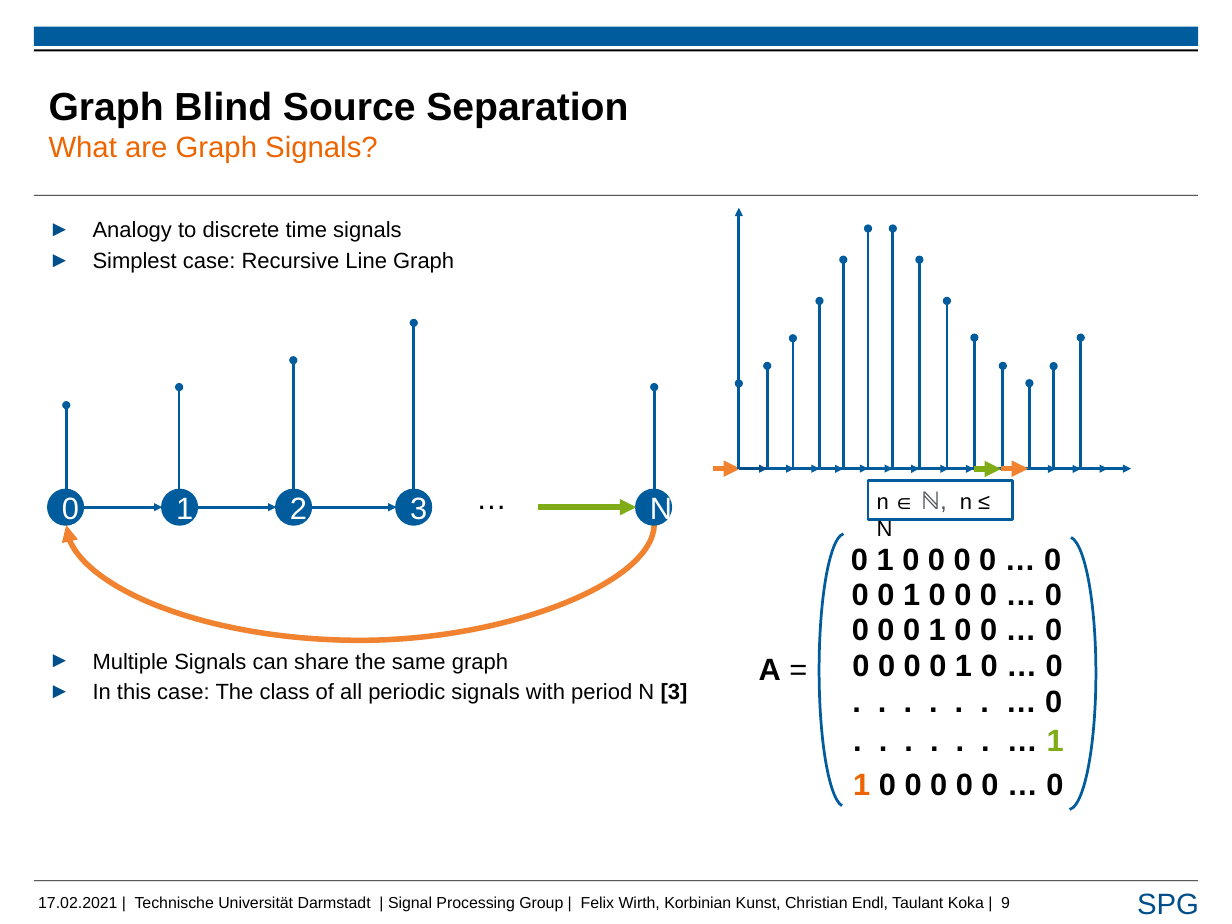
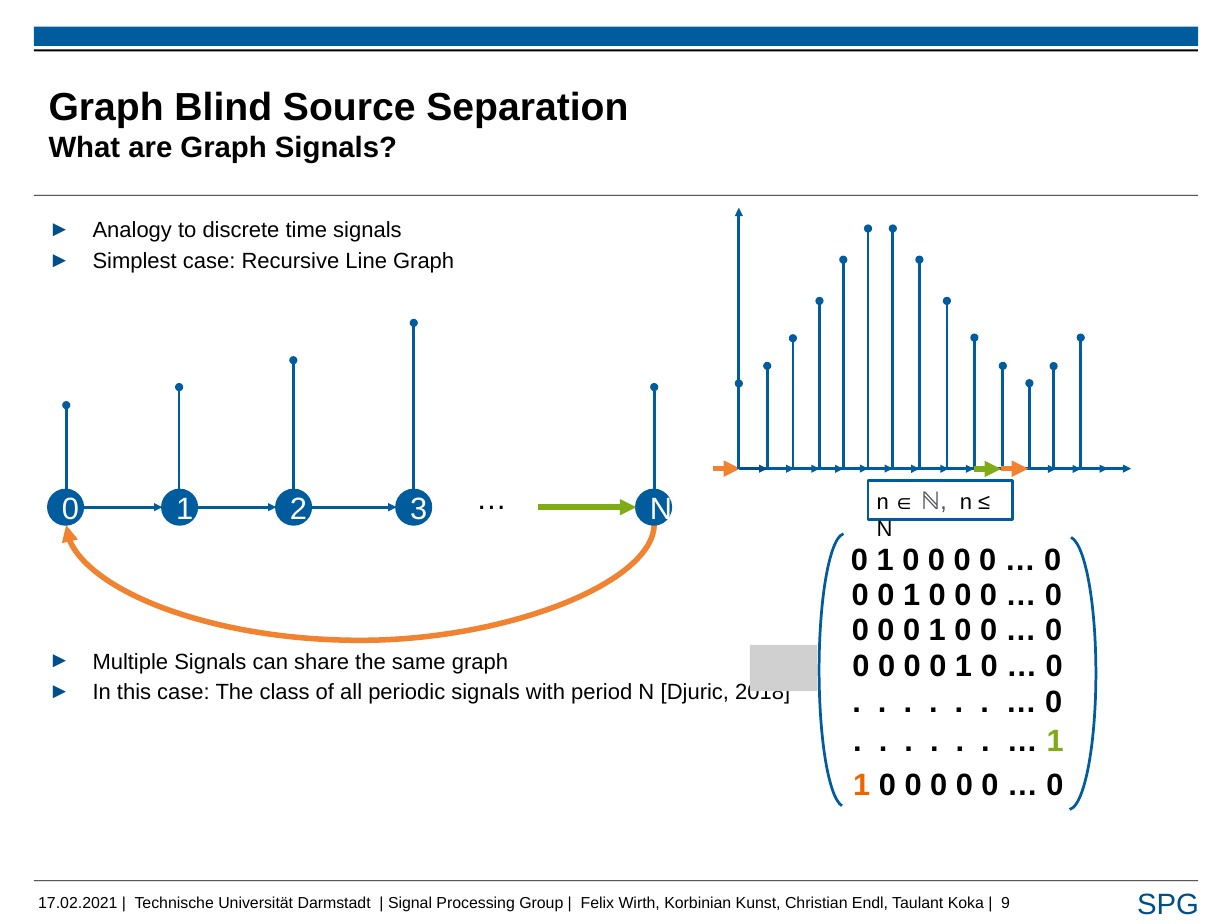
Before and after one commit to FelixUniDa/EEG-Project, a slide deck: slide 9 of Presentation/Taulant_pres_rsp.pptx. Drawn at 1232x924 pixels with LibreOffice and Linux fonts; fonts in the diff are those of the drawing; grey boxes stand for pictures; background and template pictures are left out. Boxes give left, top, right and bottom in pixels: in the first picture for what was removed or moved away, otherwise in the second. Text is boxed around its words. In the diff, an @@ line names an element or a change of style, - is before the commit and + after.

```diff
--- a/Presentation/Taulant_pres_rsp.pptx
+++ b/Presentation/Taulant_pres_rsp.pptx
@@ title "Graph Blind Source Separation What ..." at bbox=[49, 91, 628, 163]: text colour #EC6500 to #000000, bold on in "What are Graph Signals?" @@
@@ picture added at bbox=[750, 645, 817, 692] @@
@@ text removed at bbox=[759, 658, 781, 680] @@
-A =
@@ text at bbox=[93, 683, 790, 704]: text changed @@
-► In this case: The class of all periodic signals with period N [3]
+► In this case: The class of all periodic signals with period N [Djuric, 2018]
```
Also in this commit, not shown: 14 other slides changed.
